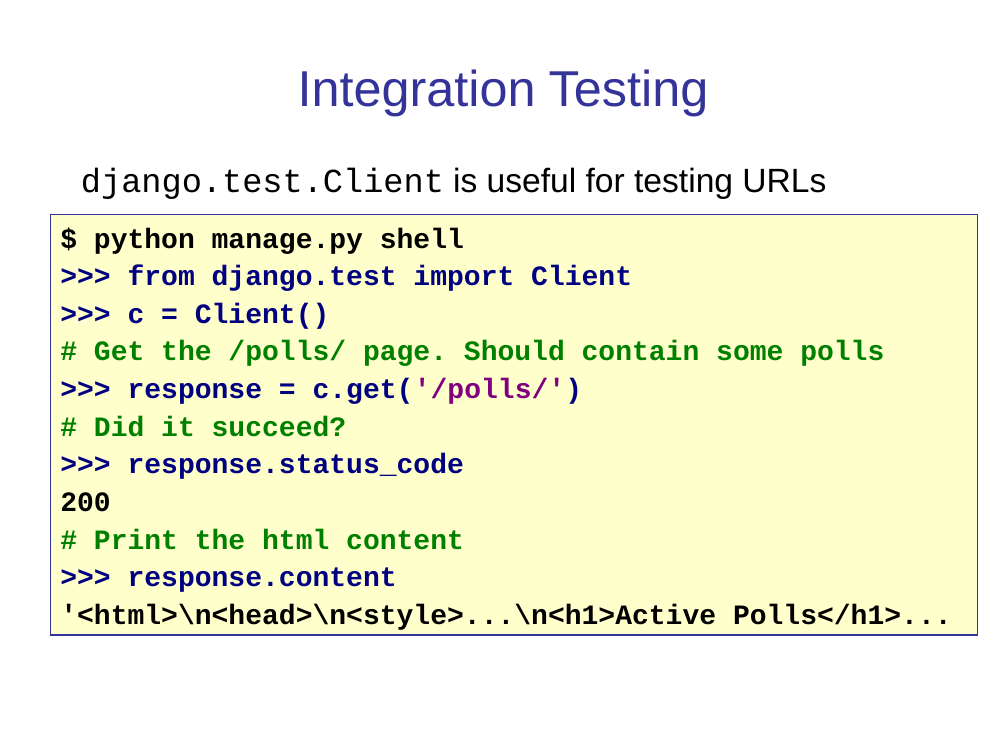
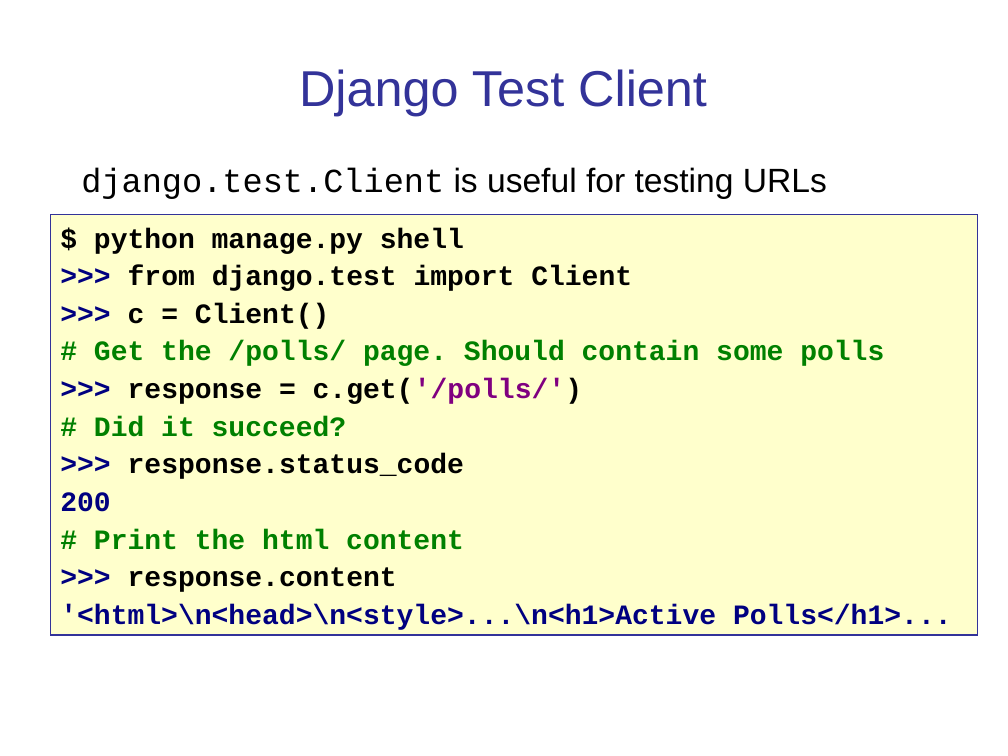
Before and after one commit to cpske/ISP, a slide deck: slide 8 of testing/WebTesting.ppt. Drawn at 1008x756 pixels with LibreOffice and Linux fonts; fonts in the diff are those of the drawing. Boxes give left, top, right and bottom in pixels: in the first picture for what was removed or moved away, otherwise in the second. Text is boxed around its words. In the diff, an @@ line names an element or a change of style, - is before the commit and + after.

Commit message:
Add E2E testing

```diff
--- a/testing/WebTesting.ppt
+++ b/testing/WebTesting.ppt
@@ title at [299, 69, 707, 116]: text changed @@
-Integration Testing
+Django Test Client
@@ text in rectangle at [60, 265, 952, 630]: text colour #000080 to #000000 in "from django.test import Client", "c = Client()", "response = c.get('/polls/')", "response.status_code" and 1 more places; text colour #000000 to #000080 in "200", "'<html>\n<head>\n<style>...\n<h1>Active Polls</h1>..." @@
```
Also in this commit, not shown: 6 other slides changed, 9 slides added, 2 slides removed, 2 other files.
